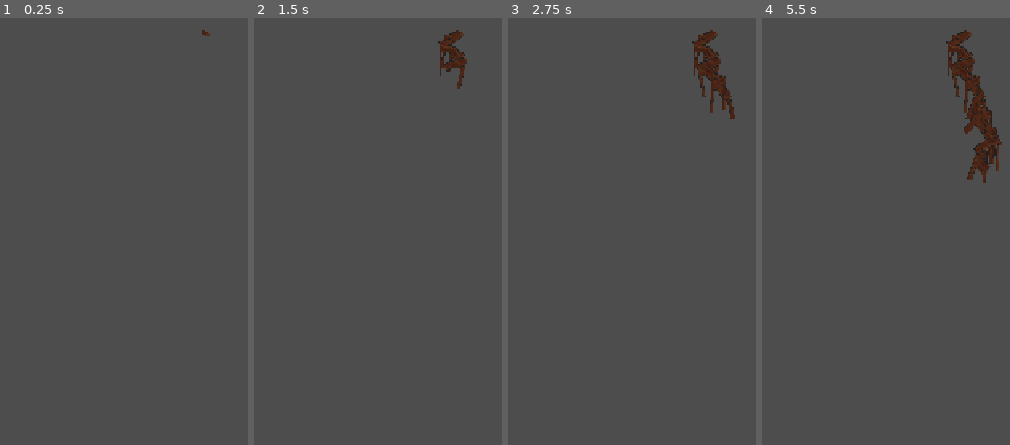
Above: before the commit, frames 1-4 (left to right).
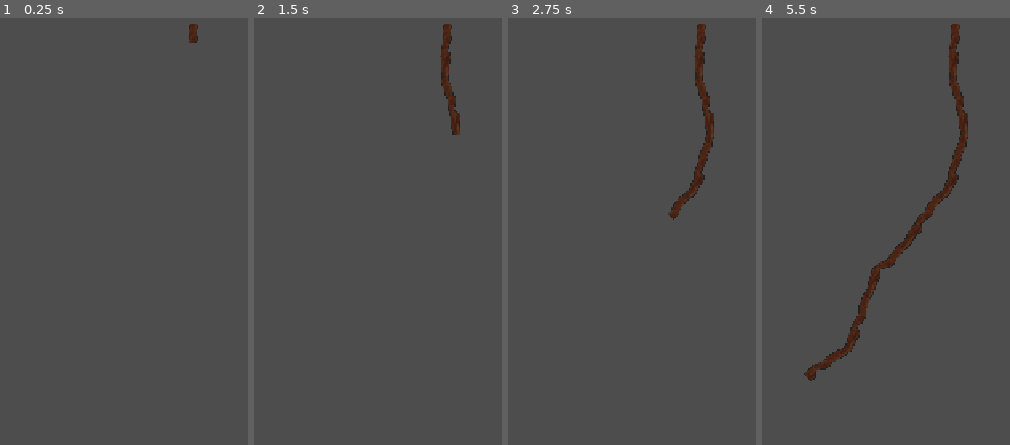
Above: after the commit, the same moments.

Repository: rootless-af/project-root
Game: Godot game, scene res://scenes/main.tscn
Same seed, same stepped clock (60 frames per second), same inputs: the game is played once before the commit and once after it.
Inputs:
- Up to frame 1 (0.25 s): no input
- Up to frame 2 (1.5 s): tap Enter at 0.5 s; tap Space at 1.25 s
- Up to frame 3 (2.75 s): tap Enter at 2 s
- Up to frame 4 (5.5 s): tap Space at 3.5 s; tap Enter at 5 s

The runs differ from the first frame. In frame 1, 0.2% of the frame differs, in the area x 76-85%, y 1-6%; in frame 2, 1.3%; in frame 3, 2.5%; in frame 4, 5.5%, in the area x 16-97%, y 1-86%.

Commit message:
updated the root growth to be just better
its better now, trust

Diff:
--- a/scenes/main.tscn
+++ b/scenes/main.tscn
@@ -5,4 +5,4 @@
 [node name="Main" type="Node2D" unique_id=51194236]
 
 [node name="Root" parent="." unique_id=1285881573 instance=ExtResource("1_o5qli")]
-position = Vector2(612, 59)
+position = Vector2(592, 47)
--- a/scripts/root.gd
+++ b/scripts/root.gd
@@ -7,15 +7,15 @@
 
 # -- Growth --
 
-@export var growth_speed: float = 40.0;
-@export var growth_interval: float = 0.15;
+@export var growth_speed: float = 400.0;
+@export var growth_interval: float = 0.005;
 
 var growth_timer: float = 0.0;
 
 # -- Root shape --
 
 @export var downward_bias: float = 1.0;
-@export var randomness: float = 150.0;
+@export var randomness: float = 15.0;
 
 var root_direction := Vector2(0,1);
 
@@ -32,6 +32,7 @@
 
 var current_depth: float = 0.0;
 var is_growing: bool = false;
+var current_direction := Vector2(0,1);
 
 func _ready() -> void:
 	setup_root();
@@ -66,21 +67,11 @@
 
 	var last_point := curve.get_point_position(curve.point_count - 1);
 
-	# Generate slightly randomized direction
-
-	var random_x := randf_range(-randomness,randomness);
-
-	var direction := Vector2(
-		random_x,
-		growth_speed
-	)
-
-	# Mostly downwards
-	direction.y *= downward_bias;
+	var direction := calculate_growth_direction();
 
 	# Calculate next position
 
-	var movement := direction * growth_interval;
+	var movement := direction * growth_interval * growth_speed;
 	var next_point := last_point + movement;
 
 	# Check maximimum deapth
@@ -95,6 +86,20 @@
 	curve.add_point(next_point)
 	root_line.add_point(next_point)
 
+func calculate_growth_direction() -> Vector2:
+	var random_angle := randf_range(
+		-0.15,
+		0.15
+	);
+
+	current_direction = current_direction.rotated(random_angle)
+
+	# Downwards bias
+	if current_direction.y < 0.5:
+		current_direction.y = 0.5;
+
+	return current_direction.normalized();
+
 func stop_growth() -> void:
 	is_growing = false;
 
Not shown, changed: assets/textures/.DS_Store
